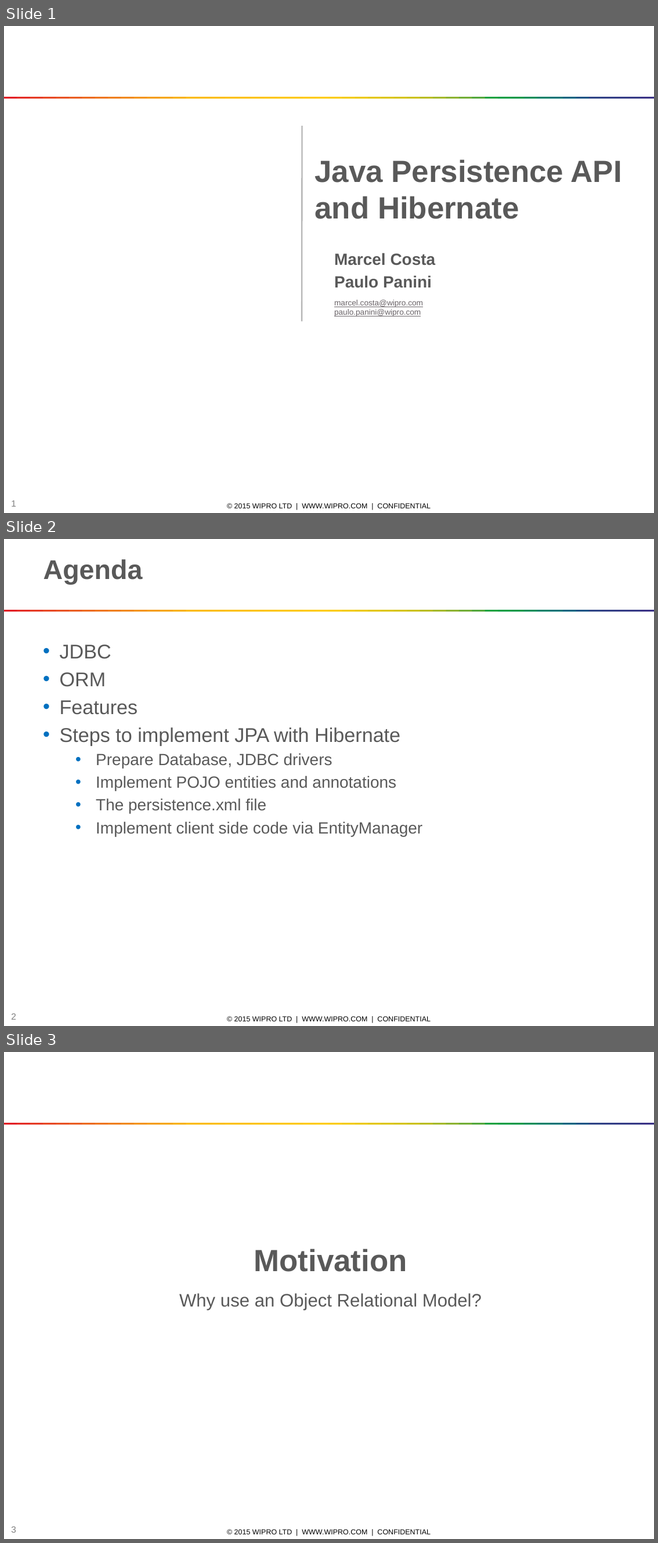
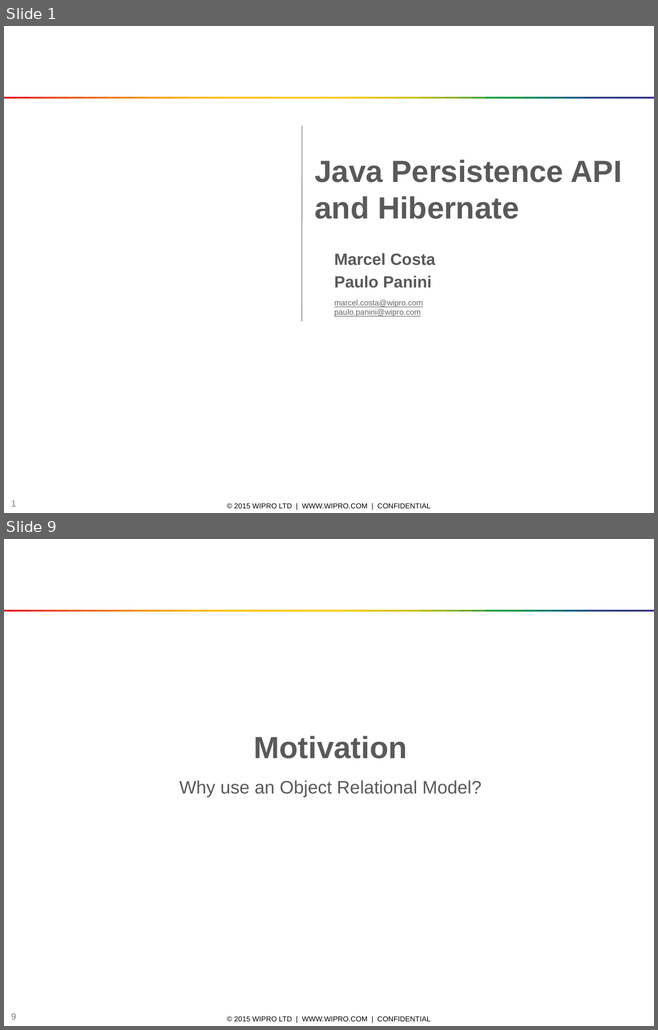
Before and after one commit to marcelsamaruga/wiproTraining, a slide deck: Java Persistence API and Hibernate.pptx. Shown one above the other, each under a label of ours: slides 1, 2 and 3 before the commit, slides 1 and 9 after it; the slides between them are not shown. The pictures are 658x1543 and 658x1030 pixels, drawn with LibreOffice and Linux fonts; fonts in the diff are those of the drawing; background and template pictures are left out. Boxes give left, top, right and bottom in pixels: in the first picture for what was removed or moved away, otherwise in the second. Text is boxed around its words. In the diff, an @@ line names an element or a change of style, - is before the commit and + after.

```diff
--- a/Java Persistence API and Hibernate.pptx
+++ b/Java Persistence API and Hibernate.pptx
@@ slide 2 removed at [4,539,654,1026], background #FFFFFF; not listed: 53 template elements that a slide beside it also shows @@
@@ text removed at [43,559,143,585] @@
-Agenda
@@ text removed at [60,645,422,837] @@
-• JDBC
-• ORM
-• Features
-• Steps to implement JPA with Hibernate
-  • Prepare Database, JDBC drivers
-  • Implement POJO entities and annotations
-  • The persistence.xml file
-  • Implement client side code via EntityManager
@@ what was slide 3 is now slide 9 @@
@@ page number at [11,1013,16,1020]: text changed @@
-3
+9
```
Also in this commit, not shown: 1 slide changed, 3 slides added, 2 other slides removed, 2 other files.
